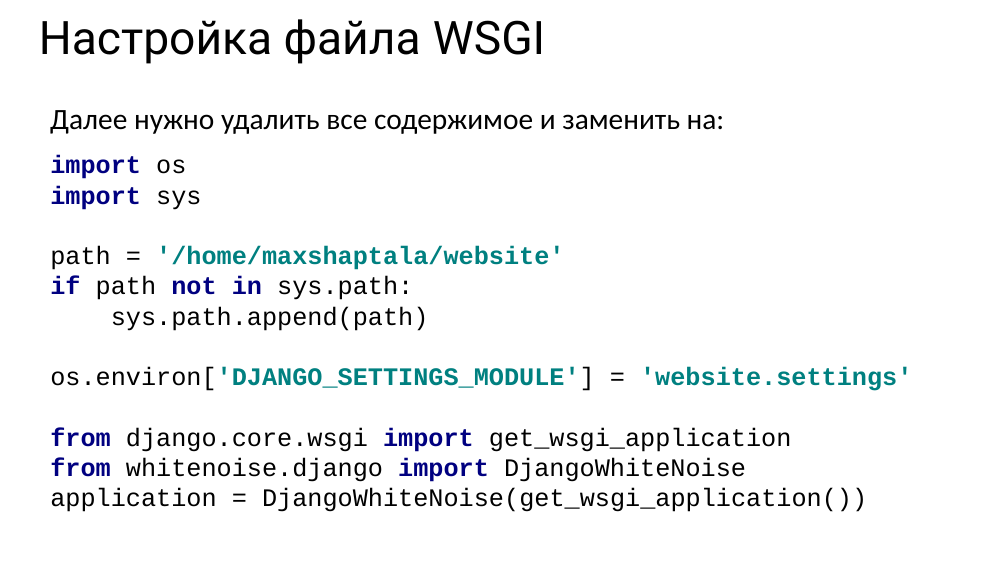
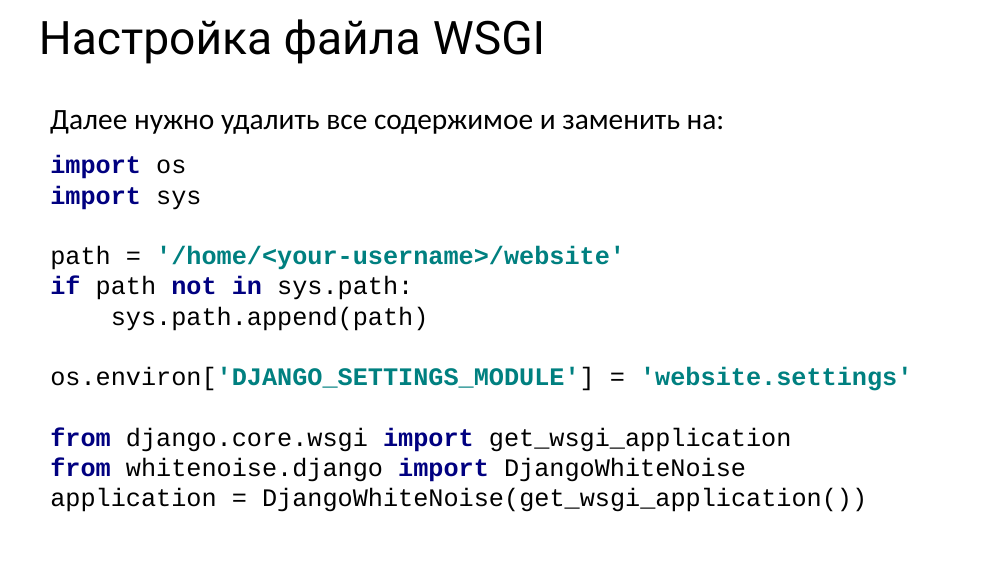
Before and after one commit to maxchv/LearnPython, a slide deck: slide 9 of week15/deploy.pptx. Drawn at 1008x567 pixels with LibreOffice and Linux fonts; fonts in the diff are those of the drawing. Boxes give left, top, right and bottom in pixels: in the first picture for what was removed or moved away, otherwise in the second. Text is boxed around its words. In the diff, an @@ line names an element or a change of style, - is before the commit and + after.

```diff
--- a/week15/deploy.pptx
+++ b/week15/deploy.pptx
@@ text at (50, 155, 912, 512): text changed @@
-import os
-import sys
-path = '/home/maxshaptala/website'
-if path not in sys.path:
-sys.path.append(path)
-os.environ['DJANGO_SETTINGS_MODULE'] = 'website.settings'
-from django.core.wsgi import get_wsgi_application
-from whitenoise.django import DjangoWhiteNoise
-application = DjangoWhiteNoise(get_wsgi_application())
+import os
+import sys
+path = '/home/<your-username>/website'
+if path not in sys.path:
+sys.path.append(path)
+os.environ['DJANGO_SETTINGS_MODULE'] = 'website.settings'
+from django.core.wsgi import get_wsgi_application
+from whitenoise.django import DjangoWhiteNoise
+application = DjangoWhiteNoise(get_wsgi_application())
```
Also in this commit, not shown: 6 other slides changed.
